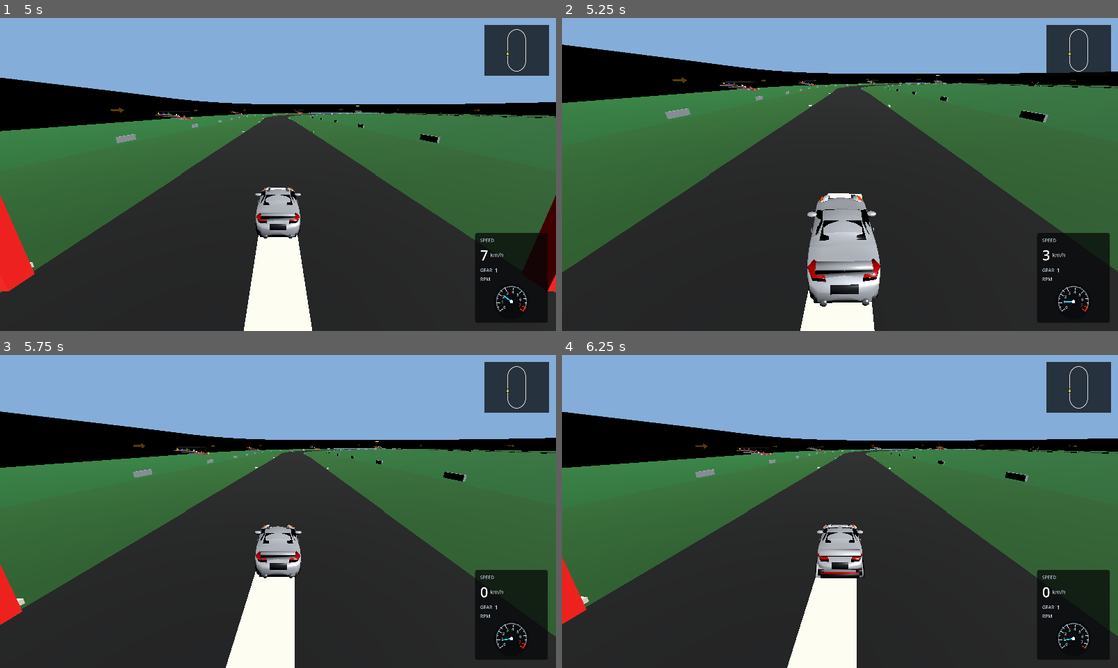
Above: before the commit, frames 1-4 (two rows, left to right).
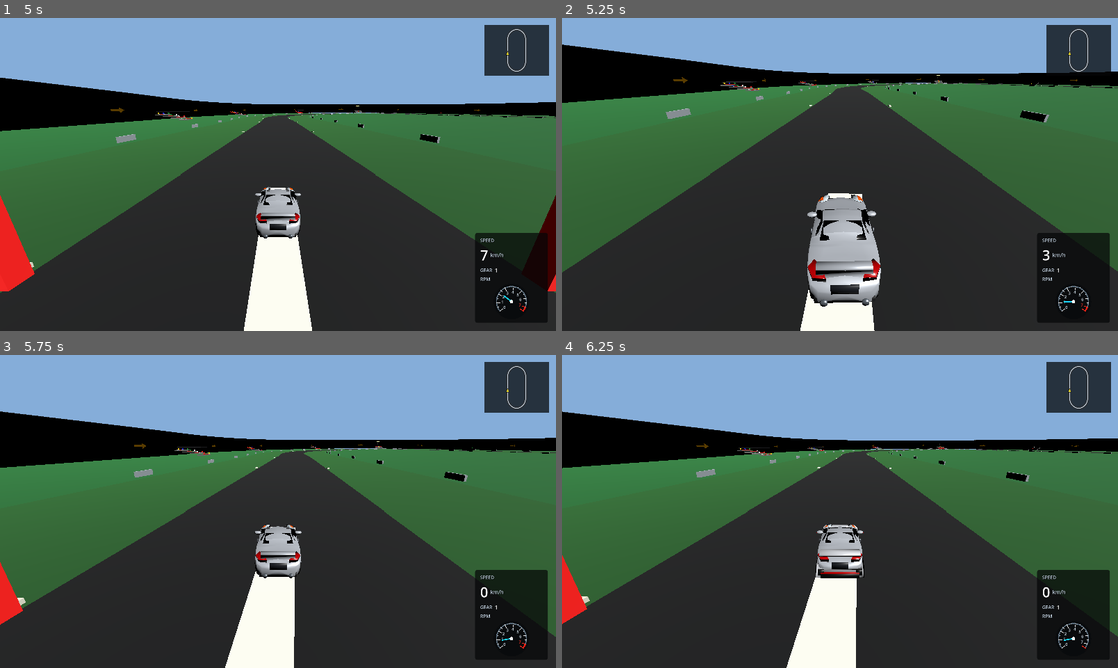
Above: after the commit, the same moments.

Repository: Dziuras98/car-game
Game: Godot game, scene res://scenes/startup.tscn
Same seed, same stepped clock (60 frames per second), same inputs: the game is played once before the commit and once after it.
Inputs:
- Up to frame 1 (5 s): click "Free drive" at 0.5 s; click "Simple oval" at 1.25 s; click "Nissan 370Z" at 2 s; click "370Z automatic" at 2.75 s; tap Enter at 3.5 s; hold Up (accelerate) from 3.53 s (still down); tap C (camera-back) at 3.6 s; tap T (switch-car) at 4.35 s
- Up to frame 2 (5.25 s): release Up (accelerate) at 5.03 s; hold Left (steer-left) from 5.03 s (still down); tap C (camera-back) at 5.1 s
- Up to frame 3 (5.75 s): keep holding Left (steer-left)
- Up to frame 4 (6.25 s): keep holding Left (steer-left); tap T (switch-car) at 5.85 s

Frame 1 is identical in both runs. In frame 2, 0.2% of the frame differs, in the area x 1-100%, y 8-100%; in frame 3, 0.3%; in frame 4, 0.3%, in the area x 0-100%, y 18-100%.

Commit message:
Define per-axle 370Z chassis data

Diff:
--- a/resources/cars/nissan/370z/specs/370z_6mt_specs.tres
+++ b/resources/cars/nissan/370z/specs/370z_6mt_specs.tres
@@ -12,10 +12,13 @@
 max_forward_speed = 69.45
 max_reverse_speed = 10.0
 steering_speed = 2.7
-wheel_base = 2.65
+wheel_base = 2.55
+front_axle_track_width = 1.55
+rear_axle_track_width = 1.595
 max_steering_angle_degrees = 32.0
 idle_rpm = 850.0
 peak_torque_rpm = 5200.0
+power_peak_rpm = 7000.0
 redline_rpm = 7000.0
 rev_limiter_rpm = 7500.0
 low_rpm_torque_multiplier = 0.5
@@ -45,7 +48,10 @@
 frontal_area = 2.05
 air_density = 1.225
 rolling_resistance_coefficient = 0.015
-lateral_grip = 10.0
+front_lateral_grip = 10.0
+rear_lateral_grip = 10.0
+front_tire_width_m = 0.225
+rear_tire_width_m = 0.245
 handbrake_lateral_grip_multiplier = 0.28
 steering_slip_gain = 0.85
 slip_speed_threshold = 2.2
